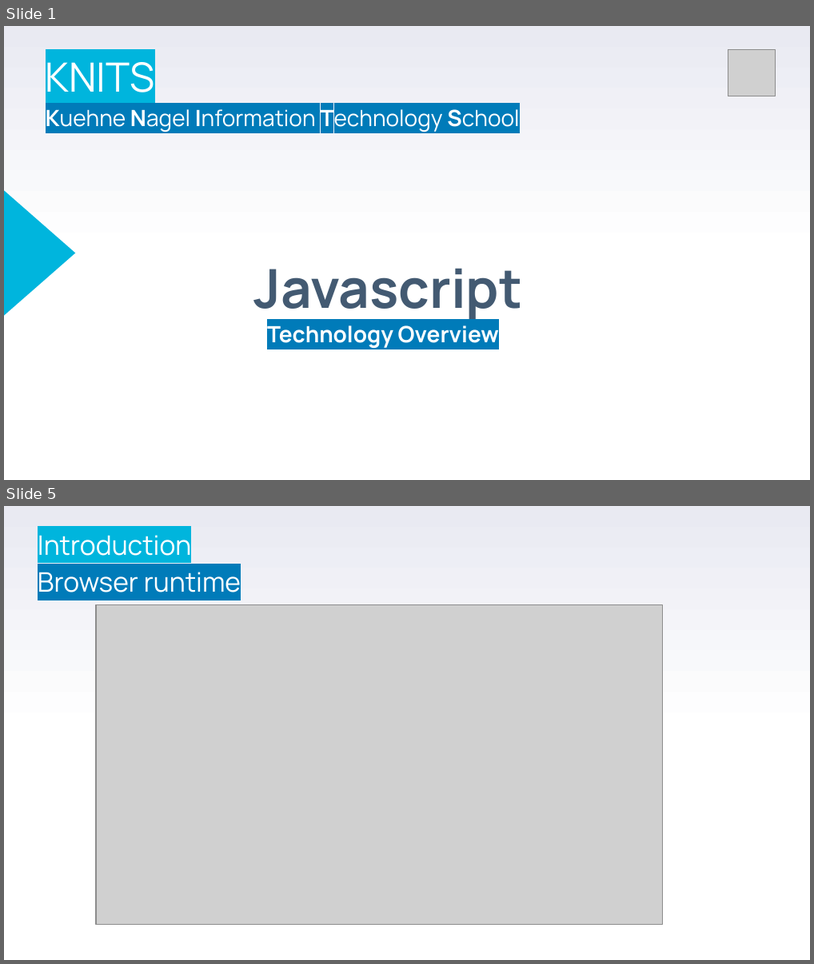
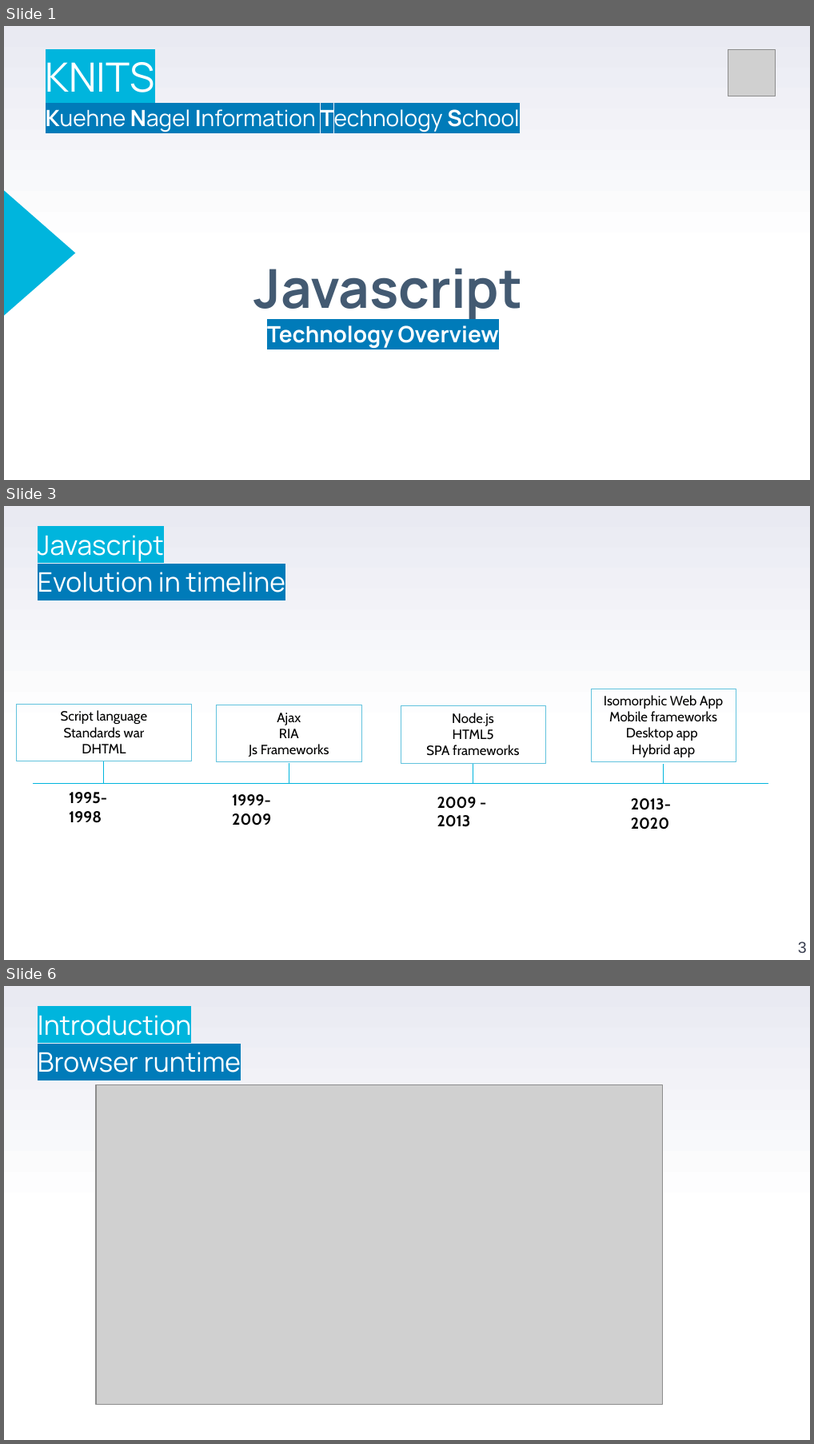
Before and after one commit to stefanofiorenza/KNITS, a slide deck: Programs/Trainings/01-FE/BasicJS/KNITS-Javascript.pptx. Shown one above the other, each under a label of ours: slides 1 and 5 before the commit, slides 1, 3 and 6 after it; the slides between them are not shown. The pictures are 814x964 and 814x1444 pixels, drawn with LibreOffice and Linux fonts; fonts in the diff are those of the drawing; grey boxes stand for pictures; background and template pictures are left out. Boxes give left, top, right and bottom in pixels: in the first picture for what was removed or moved away, otherwise in the second. Text is boxed around its words. In the diff, an @@ line names an element or a change of style, - is before the commit and + after.

```diff
--- a/Programs/Trainings/01-FE/BasicJS/KNITS-Javascript.pptx
+++ b/Programs/Trainings/01-FE/BasicJS/KNITS-Javascript.pptx
@@ slide 3 added at (4, 506, 810, 960), background gradient #FFFFFF to #E9EAF2 @@
@@ text added at (38, 535, 285, 592), 24 pt, text #FFFFFF @@
+Javascript
+Evolution in timeline
@@ rectangle added at (591, 688, 736, 762), outline #61C2DD 0.5 pt, 12 pt, text #000000 @@
+Isomorphic Web App
+Mobile frameworks
+Desktop app
+Hybrid app
@@ rectangle added at (17, 704, 192, 761), outline #61C2DD 0.5 pt, 12 pt, text #000000 @@
+Script language
+Standards war
+DHTML
@@ rectangle added at (217, 704, 362, 762), outline #61C2DD 0.5 pt, 12 pt, text #000000 @@
+Ajax
+RIA
+Js Frameworks
@@ rectangle added at (401, 706, 546, 764), outline #61C2DD 0.5 pt, 12 pt, text #000000 @@
+Node.js
+HTML5
+SPA frameworks
@@ line added from (104, 761) to (104, 784), #00B5DD 0.75 pt @@
@@ line added from (290, 763) to (290, 783), #00B5DD 0.75 pt @@
@@ line added from (474, 764) to (474, 784), #00B5DD 0.75 pt @@
@@ line added from (664, 764) to (664, 784), #00B5DD 0.75 pt @@
@@ line added from (770, 784) to (32, 784), #00B5DD 0.75 pt @@
@@ text added at (69, 792, 107, 823), 14 pt, text #000000, bold @@
+1995-1998
@@ text added at (232, 794, 271, 825), 14 pt, text #000000, bold @@
+1999-2009
@@ text added at (438, 796, 477, 827), 14 pt, text #000000, bold @@
+2009 - 2013
@@ text added at (631, 798, 671, 829), 14 pt, text #000000, bold @@
+2013-2020
@@ page number added at (798, 941, 807, 952), 14 pt, text #3A3F50 @@
+3
@@ what was slide 5 is now slide 6 @@
```
Also in this commit, not shown: 8 slides changed, 29 other slides added, 8 slides removed, 2 other files.
